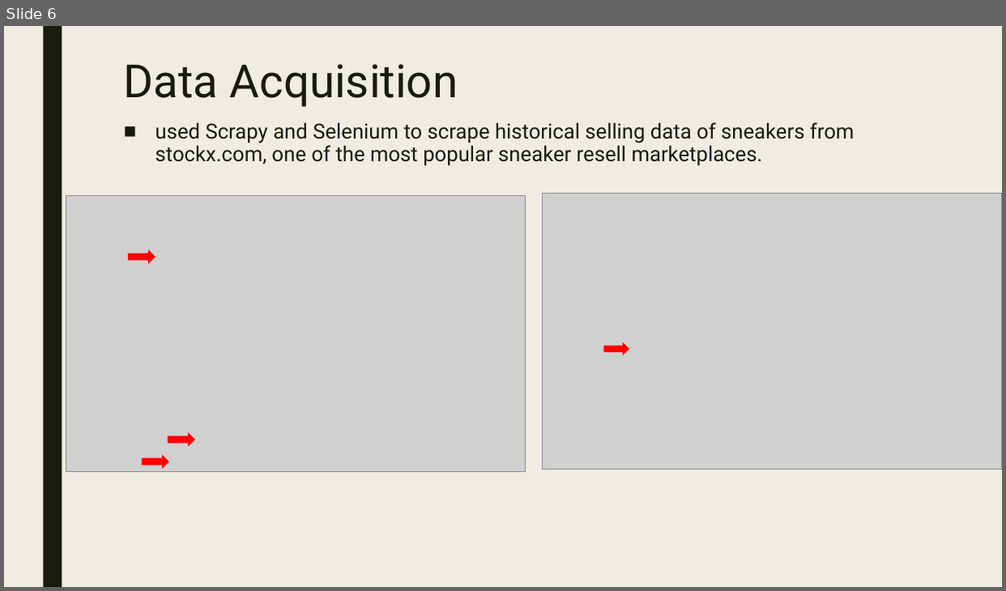
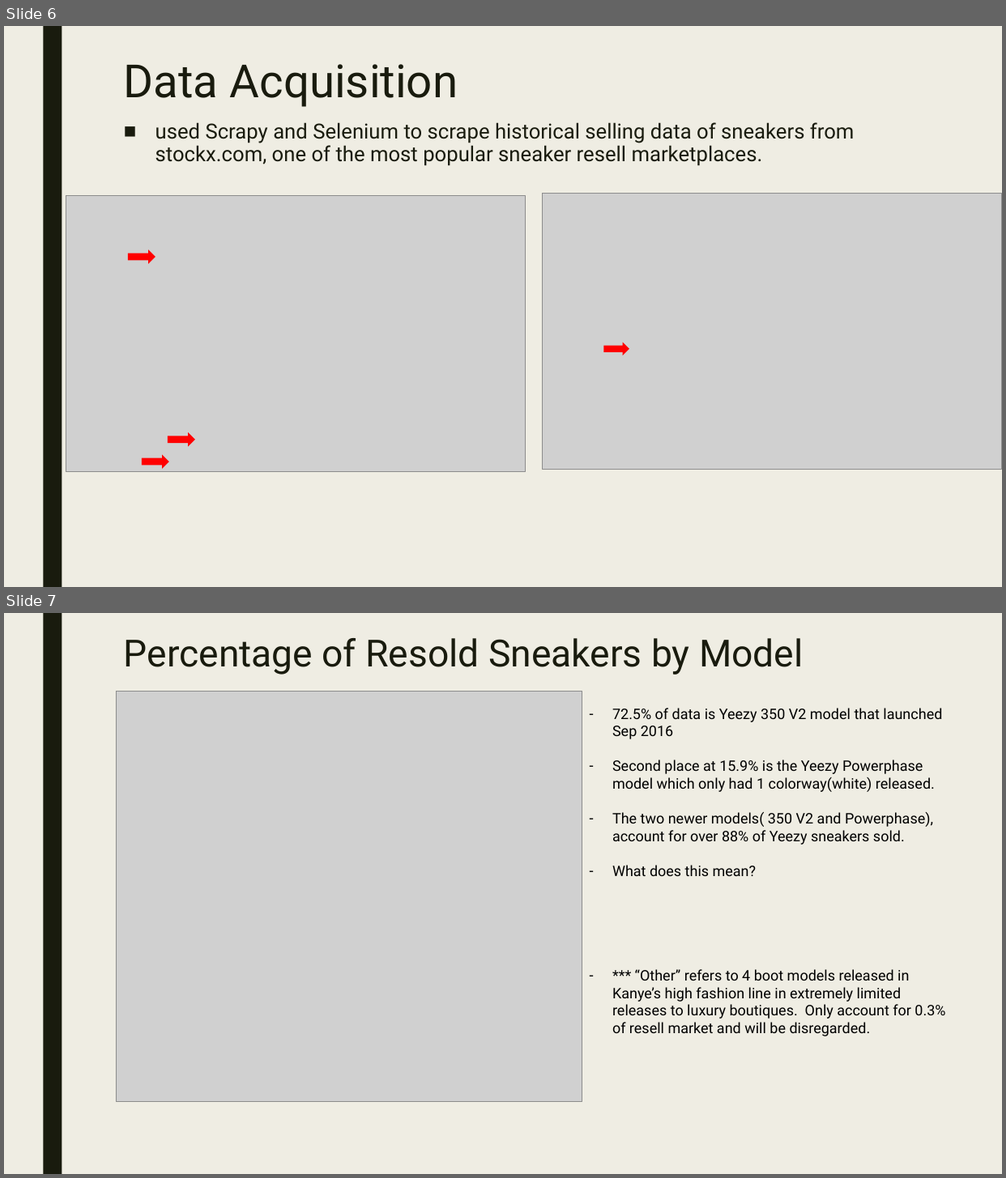
Before and after one commit to joshyoon/SneakerResellData, a slide deck: YeezyData.pptx. Shown one above the other, each under a label of ours: slide 6 before the commit, slides 6 and 7 after it. The pictures are 1006x591 and 1006x1178 pixels, drawn with LibreOffice and Linux fonts; fonts in the diff are those of the drawing; grey boxes stand for pictures. Boxes give left, top, right and bottom in pixels: in the first picture for what was removed or moved away, otherwise in the second. Text is boxed around its words. In the diff, an @@ line names an element or a change of style, - is before the commit and + after.

```diff
--- a/YeezyData.pptx
+++ b/YeezyData.pptx
@@ slide 7 added at bbox=[4, 613, 1002, 1174], background #EFEDE3; not listed: 1 template element that a slide beside it also shows @@
@@ title added at bbox=[124, 638, 803, 675], 36 pt, text #191B0E @@
+Percentage of Resold Sneakers by Model
@@ picture added at bbox=[117, 692, 582, 1102] @@
@@ text added at bbox=[612, 708, 945, 1037], 14 pt, text #000000 @@
+– 72.5% of data is Yeezy 350 V2 model that launched Sep 2016
+– Second place at 15.9% is the Yeezy Powerphase model which only had 1 colorway(white) released.
+– The two newer models( 350 V2 and Powerphase), account for over 88% of Yeezy sneakers sold.
+– What does this mean?
+– *** “Other” refers to 4 boot models released in Kanye’s high fashion line in extremely limited releases to luxury boutiques. Only account for 0.3% of resell market and will be disregarded.
```
Also in this commit, not shown: 2 slides changed, 12 other slides added, 1 slide removed, 1 other file.
